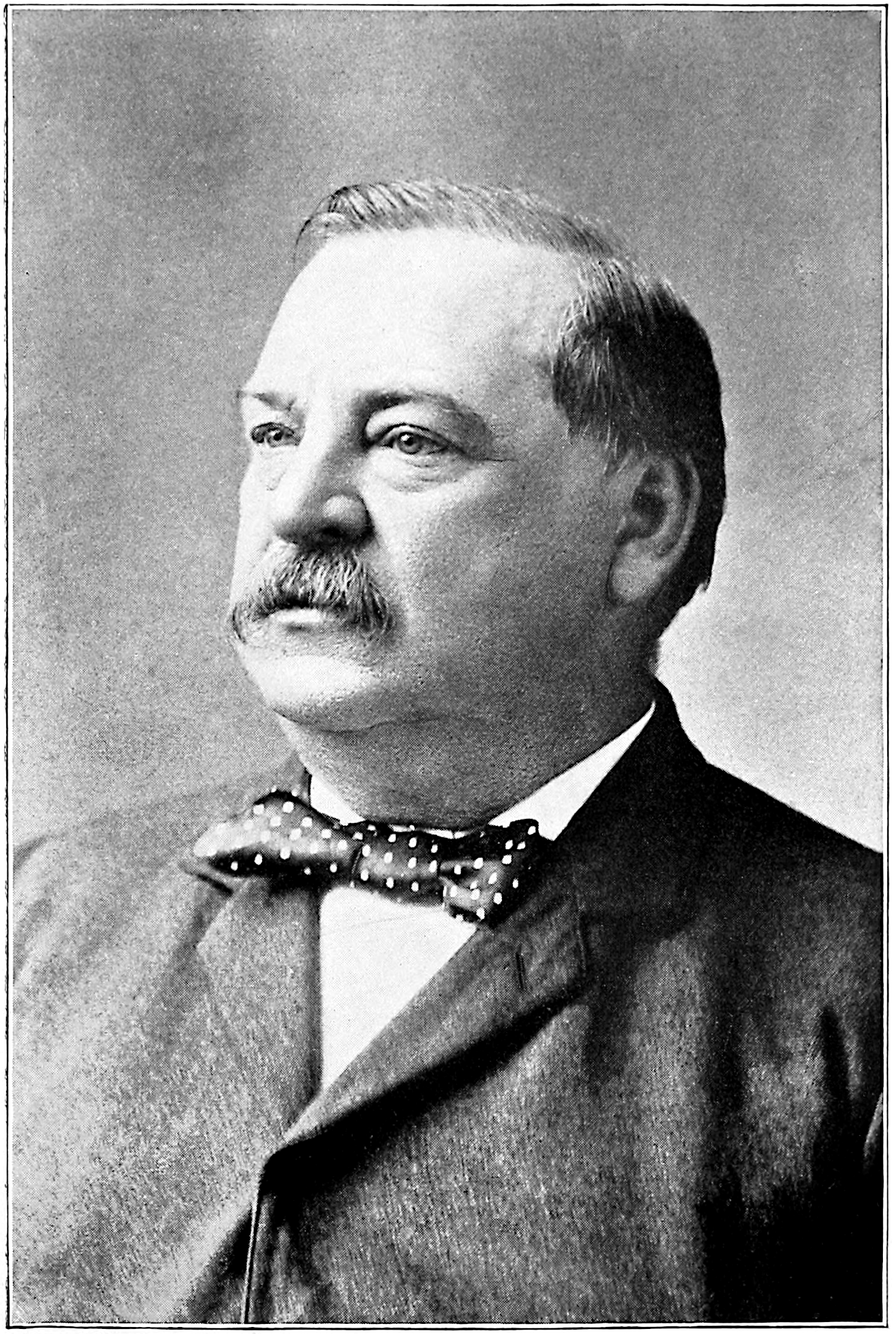
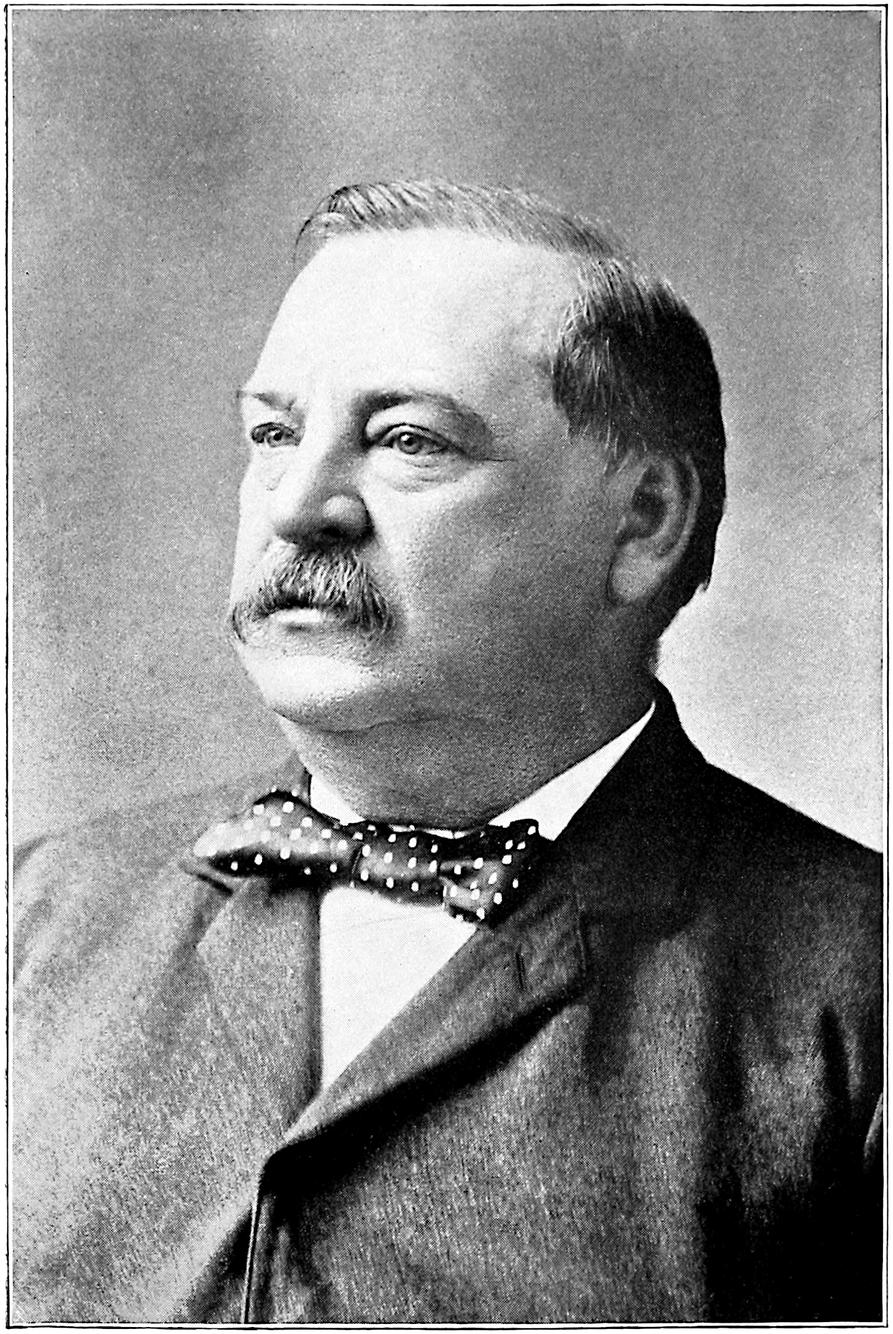
The second (893, 1334) image is a revision of the first. Changes to its layers:
painted on "cleveland.jpg" over bbox(0, 0, 893, 1334)
added layer "bg" over bbox(0, 0, 893, 1334)
